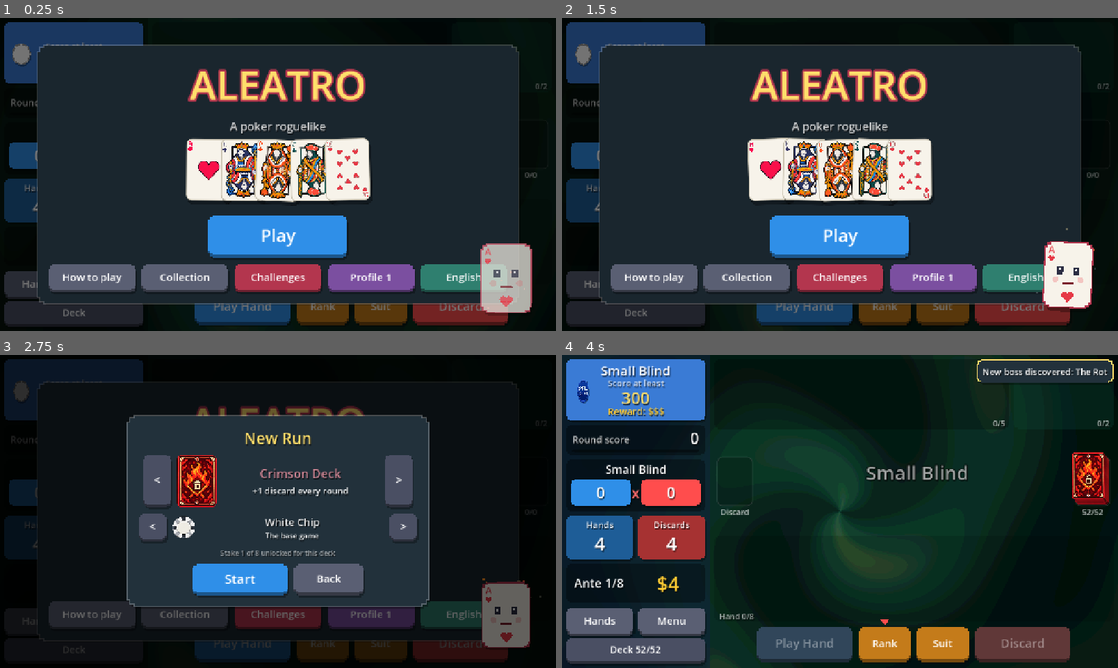
Above: before the commit, frames 1-4 (two rows, left to right).
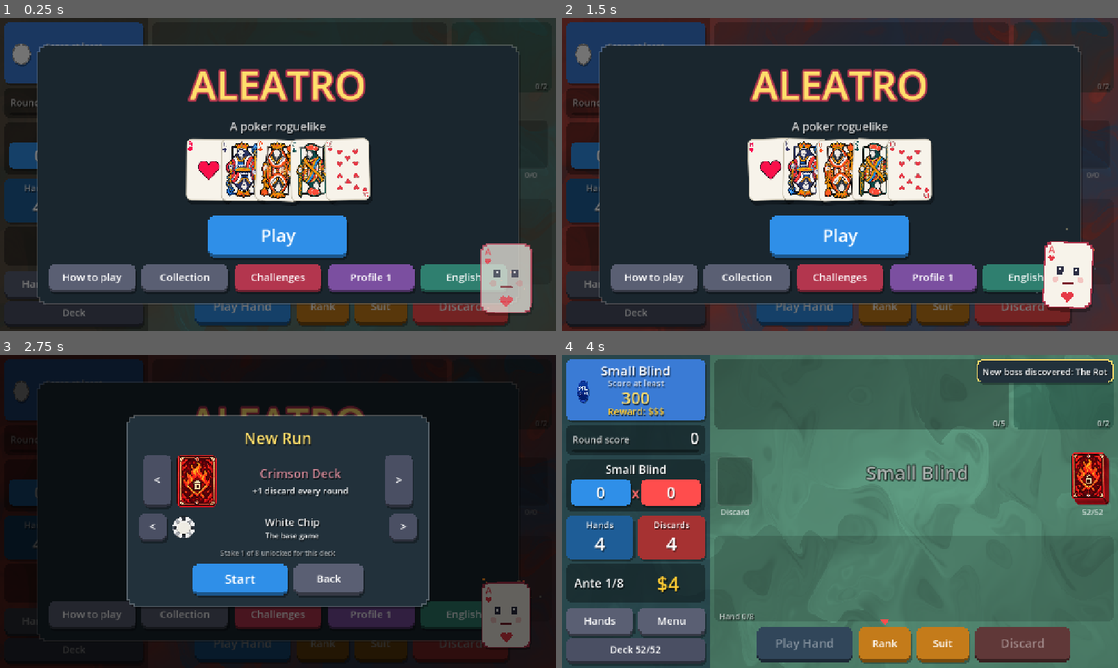
Above: after the commit, the same moments.

Repository: Yassineallach/schoolmaroc
Game: Godot game, scene res://scenes/main.tscn
The game is run twice, just before and just after one commit, with the same random seed, the same clock (stepped at 60 frames per second) and the same inputs.
Inputs:
- Up to frame 1 (0.25 s): no input
- Up to frame 2 (1.5 s): click "Play Hand" at 0.5 s; click "Play Hand" at 1.25 s
- Up to frame 3 (2.75 s): click "Play" at 2 s
- Up to frame 4 (4 s): click "Play" at 2.75 s; click "Play Small Blind" at 3.5 s

The runs differ from the first frame. In frame 1, 16% of the frame differs, in the area x 0-100%, y 0-100%; in frame 2, 18%; in frame 3, 4.5%; in frame 4, 73%.

Commit message:
Background: Balatro's background shader and colours
- shaders/background.gdshader is Balatro's background.fs ported: the
  pixelated paint swirl in three colours (C, L, D) with contrast, and the
  centre spin.
- The colours follow the moment as in ease_background_colour_blind: green
  (#50846e) for blinds, the boss's colour during a boss blind (darker with
  a third colour for showdown bosses), purple / blue / red / orange /
  black for Spell, Omen, Card, Charm and Rune packs, grey after a win, red
  and blue on the title screen; eased over 0.8 s.
- G.ARGS.spin: bosses wind the swirl (0.25, showdown 0.5), eased the same
  way; off with reduced motion.

Co-Authored-By: Claude Opus 5.5 <noreply@anthropic.com>
Claude-Session: https://claude.ai/code/session_01LZR5ftoCVRtdXjWmfvUKYt

Diff:
--- a/aleatro/scripts/main.gd
+++ b/aleatro/scripts/main.gd
@@ -58,6 +58,14 @@
 var charm_views: Array = []
 var busy := true
 var _shop_open := false
+# The background, as Balatro drives its background shader: three colours
+# (G.C.BACKGROUND C/L/D) and a contrast eased to suit the moment, and a
+# centre spin (G.ARGS.spin) that winds up during boss blinds.
+var bg_mode := ""  # "" follows the blind; else "title", "won" or a pack kind
+var _bg_key := ""
+var _bg_tween: Tween
+var bg_spin := {"real": 0.0, "eased": 0.0, "amount": 0.0}
+var bg_spin_time := 0.0
 var _shop_cells: Array = []  # see _shop_cell
 var shop_sign: Control = null
 var _overlay_full := false
@@ -194,6 +202,10 @@
 	bg.set_anchors_preset(Control.PRESET_FULL_RECT)
 	bg_mat = ShaderMaterial.new()
 	bg_mat.shader = load("res://shaders/background.gdshader")
+	for k in ["colour_1", "colour_2", "colour_3"]:
+		bg_mat.set_shader_parameter(k, RenderingServer.shader_get_parameter_default(bg_mat.shader.get_rid(), k))
+	bg_mat.set_shader_parameter("contrast", 1.0)
+	bg_mat.set_shader_parameter("time_offset", randf() * 100.0)
 	bg.material = bg_mat
 	bg.mouse_filter = Control.MOUSE_FILTER_IGNORE
 	add_child(bg)
@@ -325,7 +337,6 @@
 	var s := get_viewport_rect().size
 	vw = s.x
 	vh = s.y
-	bg_mat.set_shader_parameter("aspect", vw / vh)
 	var mw := main_w()
 	charm_bg.size = Vector2(mw - 30 - SPELL_AREA, CHARM_H)
 	charm_row.size = charm_bg.size
@@ -395,6 +406,7 @@
 
 ## Small screen shake that decays every frame.
 func _process(delta: float) -> void:
+	_spin_background(delta)
 	if jiggle > 0.0 and Anim.calm:
 		jiggle = 0.0
 	if jiggle > 0.0:
@@ -402,6 +414,98 @@
 		position = Vector2(randf_range(-1, 1), randf_range(-1, 1)) * jiggle * 4.0
 	elif position != Vector2.ZERO:
 		position = Vector2.ZERO
+
+
+# ---------------------------------------------------------------- background
+
+const BG_BLACK := Color("374244")
+const BG_BLIND := Color("50846e")
+
+## Pick the background for the moment, as Balatro's ease_background_colour_blind.
+func update_background() -> void:
+	var boss := gs != null and in_round and gs.blind_idx == 2 and bg_mode == ""
+	var showdown: bool = boss and gs.boss_hex.get("showdown", false)
+	var key := bg_mode
+	if key == "":
+		key = ("showdown:" if showdown else "boss:") + str(gs.boss_hex.id) if boss else "blind"
+	bg_spin.real = 0.0 if settings.reduced_motion else (0.5 if showdown else 0.25 if boss else 0.0)
+	if key == _bg_key:
+		return
+	_bg_key = key
+	var dark := BG_BLACK.darkened(0.2)
+	match bg_mode:
+		"title":
+			ease_background(Color("009dff"), Color("fe5f55"), BG_BLACK, 1.0)
+		"won":
+			ease_background(Color("4f6367"))
+		"arcana":
+			ease_background(Color("8867a5"), dark, null, 1.5)
+		"spectral":
+			ease_background(Color("4584fa"), dark, null, 2.0)
+		"standard":
+			ease_background(dark, Color("fe5f55"), null, 3.0)
+		"buffoon":
+			ease_background(Color("ff9a00"), Color("009dff"), null, 2.0)
+		"celestial":
+			ease_background(BG_BLACK, null, null, 3.0)
+		_:
+			if boss:
+				var col: Color = gs.boss_hex.color
+				if showdown:
+					var dark_new := col.lerp(BG_BLACK, 0.4)
+					ease_background(dark_new, col, dark_new.darkened(0.3), 1.8)
+				else:
+					ease_background(col.lerp(BG_BLACK, 0.3).lightened(0.1), col, null, 2.0)
+			else:
+				ease_background(BG_BLIND)
+
+
+## Balatro's ease_background_colour: L = new x1.3, D = new x0.7 (x0.4 next to
+## a special colour), C = new x0.9 (or the special colour x0.9); or all three
+## given (new, special, tertiary) as L, C, D.
+func ease_background(new: Color, special = null, tertiary = null, contrast := 1.0) -> void:
+	var to := {}
+	if special != null and tertiary != null:
+		to = {"colour_2": new, "colour_1": special, "colour_3": tertiary}
+	else:
+		var main_col: Color = special if special != null else new
+		to = {"colour_2": _bright(new, 1.3), "colour_3": _bright(new, 0.4 if special != null else 0.7), "colour_1": _bright(main_col, 0.9)}
+	var from := {}
+	for k in to:
+		from[k] = bg_mat.get_shader_parameter(k)
+	var c0: float = bg_mat.get_shader_parameter("contrast")
+	if _bg_tween != null and _bg_tween.is_valid():
+		_bg_tween.kill()
+	_bg_tween = create_tween()
+	_bg_tween.tween_method(func(t: float):
+		for k in to:
+			bg_mat.set_shader_parameter(k, (from[k] as Color).lerp(to[k], t))
+		bg_mat.set_shader_parameter("contrast", lerpf(c0, contrast, t)), 0.0, 1.0, 0.8)
+
+
+static func _bright(c: Color, k: float) -> Color:
+	return Color(minf(c.r * k, 1.0), minf(c.g * k, 1.0), minf(c.b * k, 1.0), 1.0)
+
+
+## G.ARGS.spin: eases toward the target spin, winding the swirl as it goes.
+func _spin_background(delta: float) -> void:
+	var dt := minf(delta, 0.1)
+	var sp := bg_spin
+	var step: float = dt * 2.0 if sp.amount > sp.eased else 0.3 * dt
+	var d: float = sp.real - sp.eased
+	if absf(d) > step:
+		d = d * step / absf(d)
+	sp.eased += d
+	sp.amount = step * sp.eased + (1.0 - step) * sp.amount
+	bg_spin_time -= 60.0 * (sp.eased - sp.amount) * step
+	bg_spin_time += dt * sp.amount
+	bg_mat.set_shader_parameter("spin_amount", sp.amount)
+	bg_mat.set_shader_parameter("spin_time", bg_spin_time)
+
+
+func set_bg_mode(mode: String) -> void:
+	bg_mode = mode
+	update_background()
 
 
 # ---------------------------------------------------------------- HUD
@@ -450,8 +554,7 @@
 			side_box.color = c
 			side_panel.queue_redraw(), side_box.color, tint, 0.5)
 		tw.tween_callback(func(): side_panel.remove_meta("tinting"))
-	bg_mat.set_shader_parameter("base_a", gs.boss_hex.color.darkened(0.45) if boss else Color(0.09, 0.30, 0.22))
-	bg_mat.set_shader_parameter("base_b", gs.boss_hex.color.darkened(0.8) if boss else Color(0.04, 0.15, 0.12))
+	update_background()
 	btn_play.disabled = busy or not in_round or selected_views().is_empty()
 	btn_discard.disabled = busy or not in_round or selected_views().is_empty() or gs.discards_left <= 0
 	update_preview()
@@ -849,6 +952,7 @@
 
 func show_title() -> void:
 	_hide_shop_sign()
+	set_bg_mode("title")
 	on_title = true
 	sfx.set_ambient("ambient_table", 0.55)
 	sfx.set_ambient("ambient_boss", 0.0)
@@ -981,6 +1085,7 @@
 
 func new_run(challenge_id: String = "", deck_id: String = "crimson", stake: int = 1) -> void:
 	on_title = false
+	bg_mode = ""
 	music.pitch_target = 1.0
 	gs = GameState.new()
 	gs.locked = Unlocks.locked(profile_data.get("unlocked", []))
@@ -1111,6 +1216,7 @@
 
 func show_blind_select() -> void:
 	_hide_shop_sign()
+	set_bg_mode("")
 	music.set_track("boss" if gs.blind_idx == 2 else "table")
 	in_round = false
 	busy = true
@@ -1230,7 +1336,10 @@
 		toast(note)
 	rebuild_spells()
 	sfx.play("charm_buy", 0.9)
-	_show_pack(id, choices, Data.PACKS[id].choose, then)
+	set_bg_mode(Data.PACKS[id].kind)
+	_show_pack(id, choices, Data.PACKS[id].choose, func():
+		set_bg_mode("")
+		then.call())
 
 
 func _show_pack(id: String, choices: Array, picks: int, then: Callable) -> void:
@@ -2044,6 +2153,7 @@
 
 func show_victory() -> void:
 	busy = true
+	set_bg_mode("won")
 	sfx.play("victory")
 	if gs.challenge != "":
 		if not profile_data.has("challenges_won"):
@@ -2971,6 +3081,7 @@
 
 
 func resume_run() -> void:
+	bg_mode = ""
 	var d := saves.load_run()
 	if d.is_empty():
 		new_run()
--- a/aleatro/shaders/background.gdshader
+++ b/aleatro/shaders/background.gdshader
@@ -1,22 +1,50 @@
 shader_type canvas_item;
 
-uniform vec4 base_a : source_color = vec4(0.09, 0.30, 0.22, 1.0);
-uniform vec4 base_b : source_color = vec4(0.04, 0.15, 0.12, 1.0);
-uniform vec4 accent : source_color = vec4(0.85, 0.65, 0.25, 1.0);
-uniform float aspect = 0.5625;
+// Balatro's background.fs, ported: a pixelated swirl of paint in three
+// colours. colour_1 = C, colour_2 = L, colour_3 = D as Balatro sends them
+// from G.C.BACKGROUND; spin_amount twists the centre (bosses).
+
+uniform vec4 colour_1 : source_color = vec4(0.282, 0.467, 0.388, 1.0);
+uniform vec4 colour_2 : source_color = vec4(0.408, 0.675, 0.561, 1.0);
+uniform vec4 colour_3 : source_color = vec4(0.220, 0.363, 0.302, 1.0);
+uniform float contrast = 1.0;
+uniform float spin_amount = 0.0;
+uniform float spin_time = 0.0;
+uniform float time_offset = 0.0;
+
+const float PIXEL_SIZE_FAC = 700.0;
+const float SPIN_EASE = 0.5;
 
 void fragment() {
-	vec2 uv = UV - 0.5;
-	uv.x *= aspect;
-	float t = TIME * 0.12;
-	float r = length(uv);
-	float a = atan(uv.y, uv.x);
-	float w = sin(a * 2.0 + r * 9.0 - t * 5.0)
-		+ 0.6 * sin(uv.x * 7.0 + t * 1.7) * cos(uv.y * 6.0 - t * 1.1);
-	float k = smoothstep(-1.2, 1.4, w);
-	vec3 col = mix(base_b.rgb, base_a.rgb, k);
-	col = mix(col, accent.rgb, smoothstep(1.15, 1.55, w) * 0.18);
-	col *= 1.0 - r * 0.55;
-	col = floor(col * 28.0) / 28.0;
-	COLOR = vec4(col, 1.0);
+	vec2 screen = 1.0 / SCREEN_PIXEL_SIZE;
+	vec2 coords = vec2(FRAGCOORD.x, screen.y - FRAGCOORD.y);
+	// pixelate
+	float pixel_size = length(screen) / PIXEL_SIZE_FAC;
+	vec2 uv = (floor(coords * (1.0 / pixel_size)) * pixel_size - 0.5 * screen) / length(screen) - vec2(0.12, 0.0);
+	float uv_len = length(uv);
+
+	// the centre swirl, which only shows when spin_amount is above zero
+	float speed = (spin_time * SPIN_EASE * 0.2) + 302.2;
+	float new_pixel_angle = atan(uv.y, uv.x) + speed - SPIN_EASE * 20.0 * (spin_amount * uv_len + (1.0 - spin_amount));
+	vec2 mid = (screen / length(screen)) / 2.0;
+	uv = vec2(uv_len * cos(new_pixel_angle) + mid.x, uv_len * sin(new_pixel_angle) + mid.y) - mid;
+
+	// the paint
+	uv *= 30.0;
+	speed = (TIME + time_offset) * 2.0;
+	vec2 uv2 = vec2(uv.x + uv.y);
+	for (int i = 0; i < 5; i++) {
+		uv2 += sin(max(uv.x, uv.y)) + uv;
+		uv += 0.5 * vec2(cos(5.1123314 + 0.353 * uv2.y + speed * 0.131121), sin(uv2.x - 0.113 * speed));
+		uv -= 1.0 * cos(uv.x + uv.y) - 1.0 * sin(uv.x * 0.711 - uv.y);
+	}
+
+	float contrast_mod = 0.25 * contrast + 0.5 * spin_amount + 1.2;
+	float paint_res = min(2.0, max(0.0, length(uv) * 0.035 * contrast_mod));
+	float c1p = max(0.0, 1.0 - contrast_mod * abs(1.0 - paint_res));
+	float c2p = max(0.0, 1.0 - contrast_mod * abs(paint_res));
+	float c3p = 1.0 - min(1.0, c1p + c2p);
+
+	vec4 ret = (0.3 / contrast) * colour_1 + (1.0 - 0.3 / contrast) * (colour_1 * c1p + colour_2 * c2p + vec4(c3p * colour_3.rgb, c3p * colour_1.a));
+	COLOR = vec4(ret.rgb, 1.0);
 }
